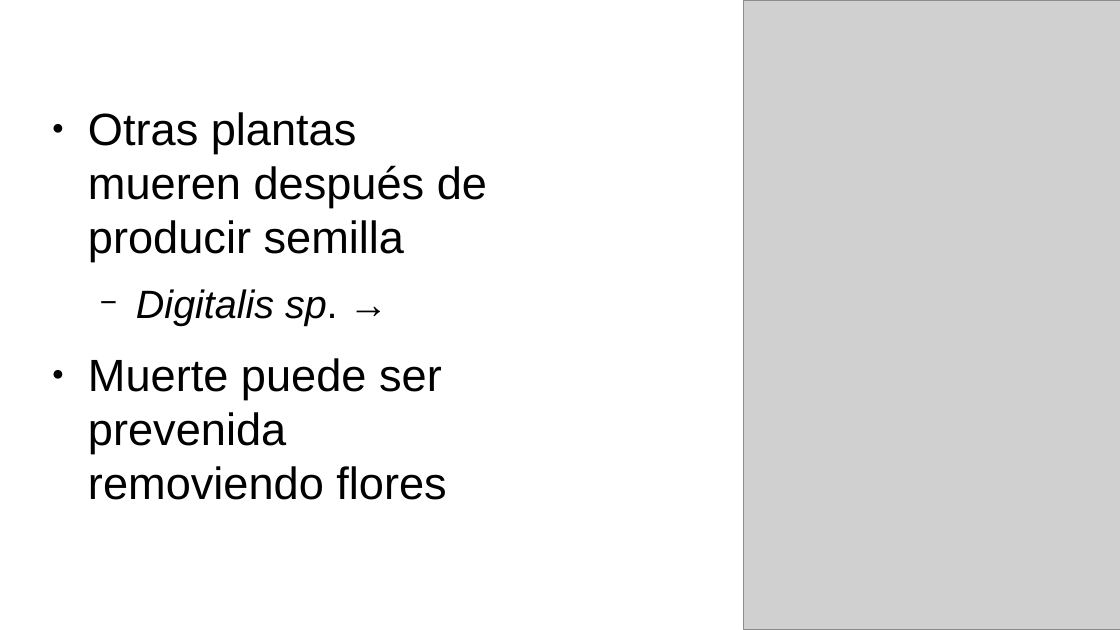
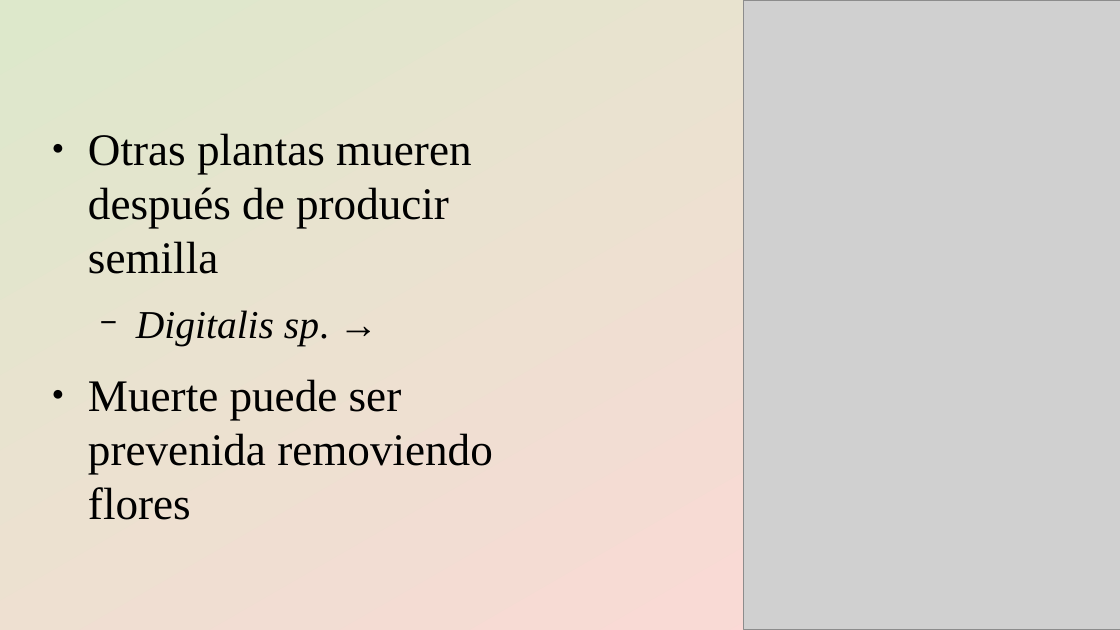
Before and after one commit to gerardommc/Ecologia-poblaciones, a slide deck: slide 9 of Unidad-1/Ciclos-vida.odp. Drawn at 1120x630 pixels with LibreOffice and Linux fonts; fonts in the diff are those of the drawing; grey boxes stand for pictures. Boxes give left, top, right and bottom in pixels: in the first picture for what was removed or moved away, otherwise in the second. Text is boxed around its words. In the diff, an @@ line names an element or a change of style, - is before the commit and + after.

```diff
--- a/Unidad-1/Ciclos-vida.odp
+++ b/Unidad-1/Ciclos-vida.odp
@@ background #FFFFFF to gradient #DDE8CB to #FFD7D7 @@
@@ text "Otras plantas mueren después de ...": place and size @@
-text "Otras plantas mueren después de ..." at <box>88,112,487,500</box>
+text "Otras plantas mueren después de ..." at <box>88,133,493,520</box>
@@ text "Otras plantas mueren después de ..." at <box>88,133,493,520</box>: font Arial to Times New Roman @@
```
Also in this commit, not shown: 15 other slides changed, 1 other file.
